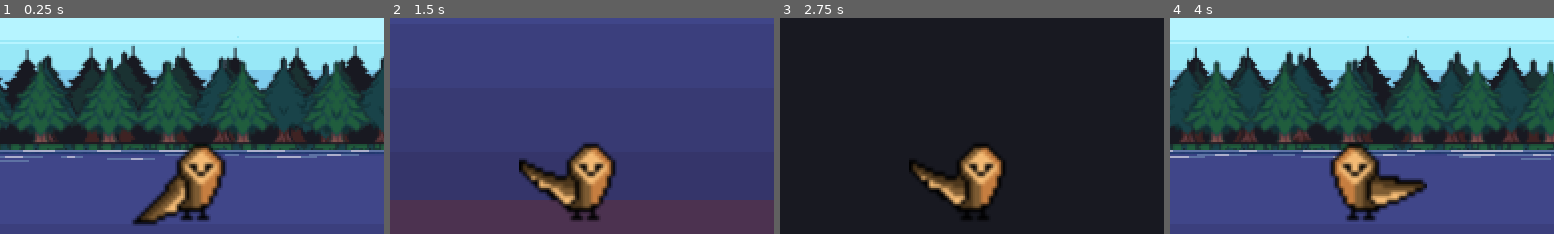
Above: before the commit, frames 1-4 (left to right).
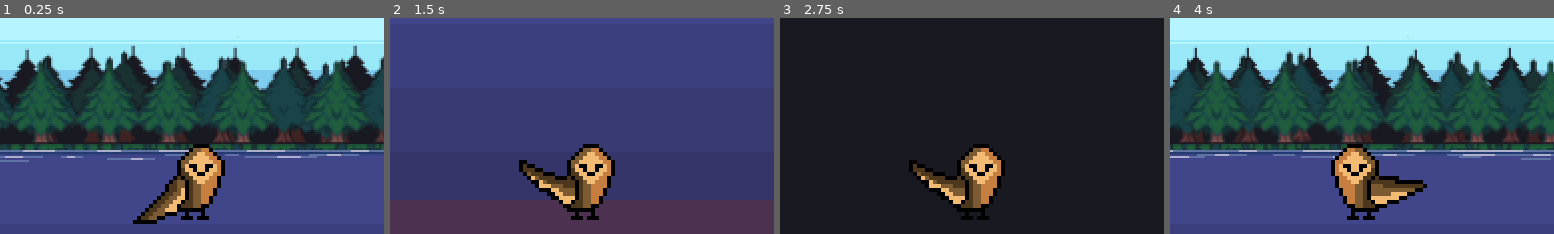
Above: after the commit, the same moments.

Repository: JuanPablo-29/Hoos-Fishing
Game: Godot game, scene res://scenes/MainGame.tscn
The game is run twice, just before and just after one commit, with the same random seed, the same clock (stepped at 60 frames per second) and the same inputs.
Inputs:
- Up to frame 1 (0.25 s): no input
- Up to frame 2 (1.5 s): hold Right (move_right) 0.53-1.28 s; tap 0 (hotbar_0) at 0.6 s; hold Down (move_down) from 1.28 s (still down); tap 1 (hotbar_1) at 1.35 s
- Up to frame 3 (2.75 s): release Down (move_down) at 2.03 s; hold Right (move_right) from 2.03 s (still down); tap 2 (hotbar_2) at 2.1 s
- Up to frame 4 (4 s): release Right (move_right) at 2.78 s; hold Up (move_up) 2.78-3.53 s; tap 3 (hotbar_3) at 2.85 s; hold Left (move_left) from 3.53 s (still down); tap 4 (hotbar_4) at 3.6 s
The pictures show only the part of the screen within x 25-75%, y 12-62%; the shares and areas given below are measured in that part.

The runs differ from the first frame. In frame 1, 3.0% of the frame differs, in the area x 34-60%, y 58-97%; in frame 2, 2.5%; in frame 3, 1.7%; in frame 4, 3.0%.

Commit message:
Set nearest-neighbor filtering to fix blurry sprite

Diff:
--- a/scenes/Player.tscn
+++ b/scenes/Player.tscn
@@ -18,7 +18,7 @@
 "duration": 1.0,
 "texture": ExtResource("3_qu4a1")
 }],
-"loop": 1,
+"loop": true,
 "name": &"fly",
 "speed": 6.0
 }, {
@@ -26,24 +26,25 @@
 "duration": 1.0,
 "texture": ExtResource("4_70d11")
 }],
-"loop": 1,
+"loop": true,
 "name": &"idle",
 "speed": 5.0
 }]
 
-[node name="Hoo" type="CharacterBody2D" unique_id=442130460]
+[node name="Hoo" type="CharacterBody2D"]
 position = Vector2(1, 1)
 motion_mode = 1
 script = ExtResource("1_bvoaa")
 
-[node name="CollisionShape2D" type="CollisionShape2D" parent="." unique_id=106254409]
+[node name="CollisionShape2D" type="CollisionShape2D" parent="."]
 position = Vector2(-2, -2.9999847)
 scale = Vector2(1.4138461, 0.6666667)
 shape = SubResource("CapsuleShape2D_4xcp8")
 
-[node name="Sprite2D" type="AnimatedSprite2D" parent="." unique_id=125697714]
+[node name="Sprite2D" type="AnimatedSprite2D" parent="."]
+texture_filter = 1
 scale = Vector2(2, 2)
 sprite_frames = SubResource("SpriteFrames_w0pb2")
 animation = &"fly"
 
-[node name="Camera2D" type="Camera2D" parent="." unique_id=255873783]
+[node name="Camera2D" type="Camera2D" parent="."]
Not shown: 1 places in scenes/Player.tscn that only renumber resources
